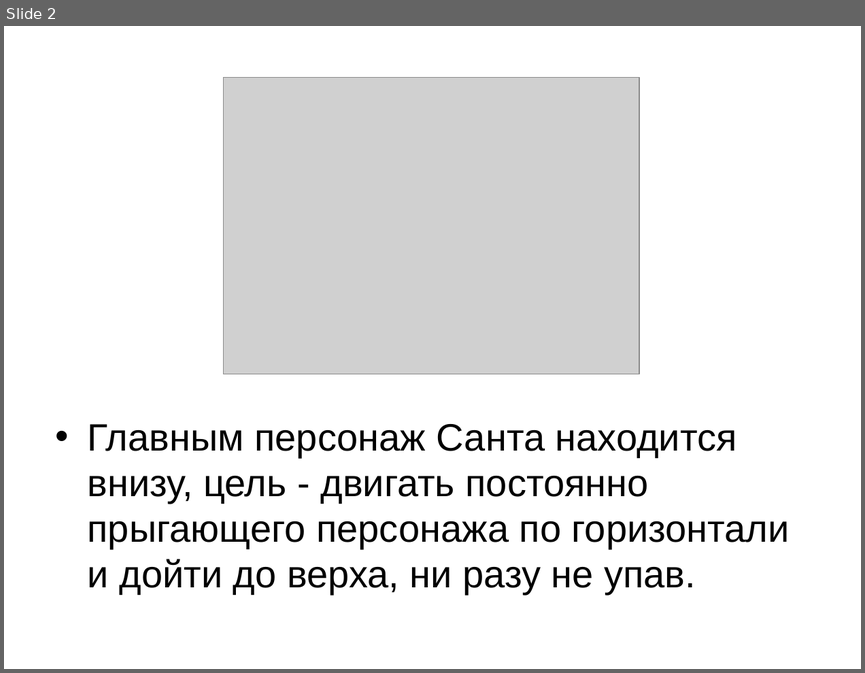
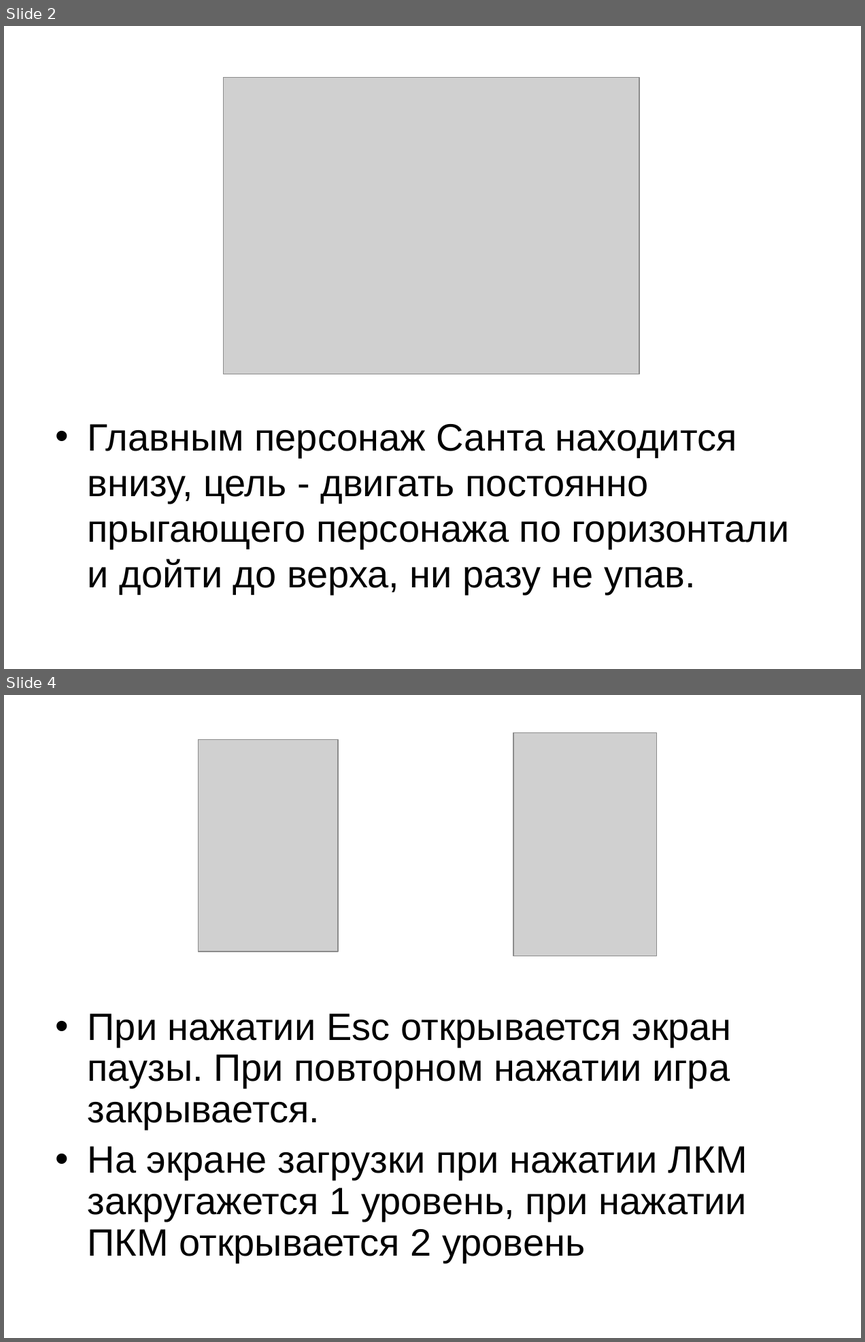
Before and after one commit to Vanodium/SaveTheSanta, a slide deck: Save the Santa/project review/Presentation.ppt. Shown one above the other, each under a label of ours: slide 2 before the commit, slides 2 and 4 after it; the slides between them are not shown. The pictures are 865x673 and 865x1342 pixels, drawn with LibreOffice and Linux fonts; fonts in the diff are those of the drawing; grey boxes stand for pictures. Boxes give left, top, right and bottom in pixels: in the first picture for what was removed or moved away, otherwise in the second. Text is boxed around its words. In the diff, an @@ line names an element or a change of style, - is before the commit and + after.

```diff
--- a/Save the Santa/project review/Presentation.ppt
+++ b/Save the Santa/project review/Presentation.ppt
@@ slide 4 added at (4, 695, 861, 1338), background #FFFFFF @@
@@ picture added at (513, 732, 656, 955) @@
@@ picture added at (198, 740, 338, 951) @@
@@ text added at (88, 1013, 747, 1262), 32 pt, text #000000 @@
+• При нажатии Esc открывается экран паузы. При повторном нажатии игра закрывается.
+• На экране загрузки при нажатии ЛКМ закругажется 1 уровень, при нажатии ПКМ открывается 2 уровень
```
Also in this commit, not shown: 1 slide changed, 2 other slides added, 1 slide removed, 12 other files.
